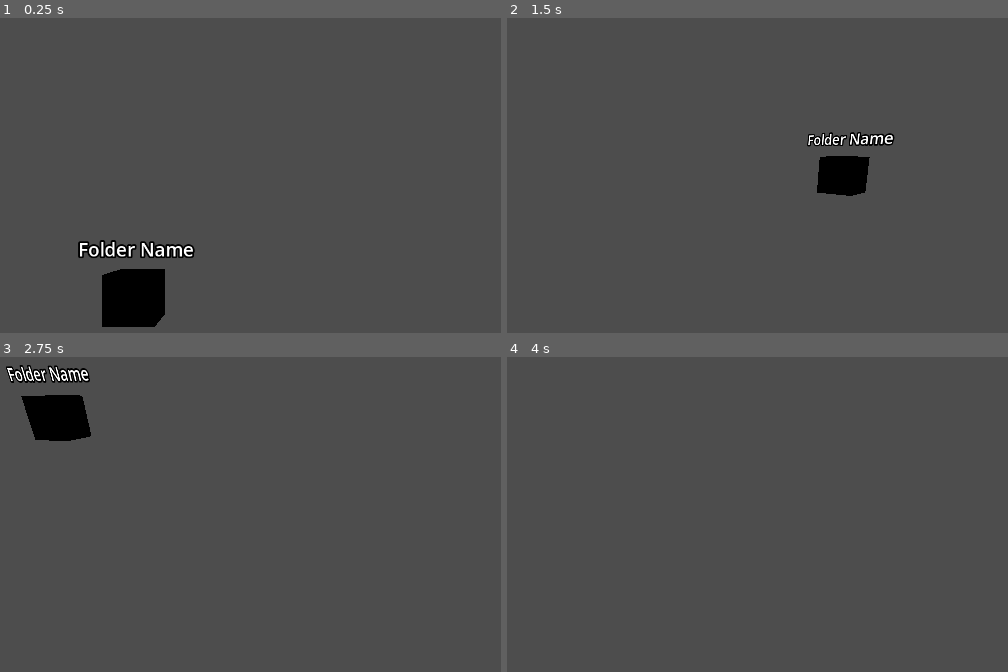
Above: before the commit, frames 1-4 (two rows, left to right).
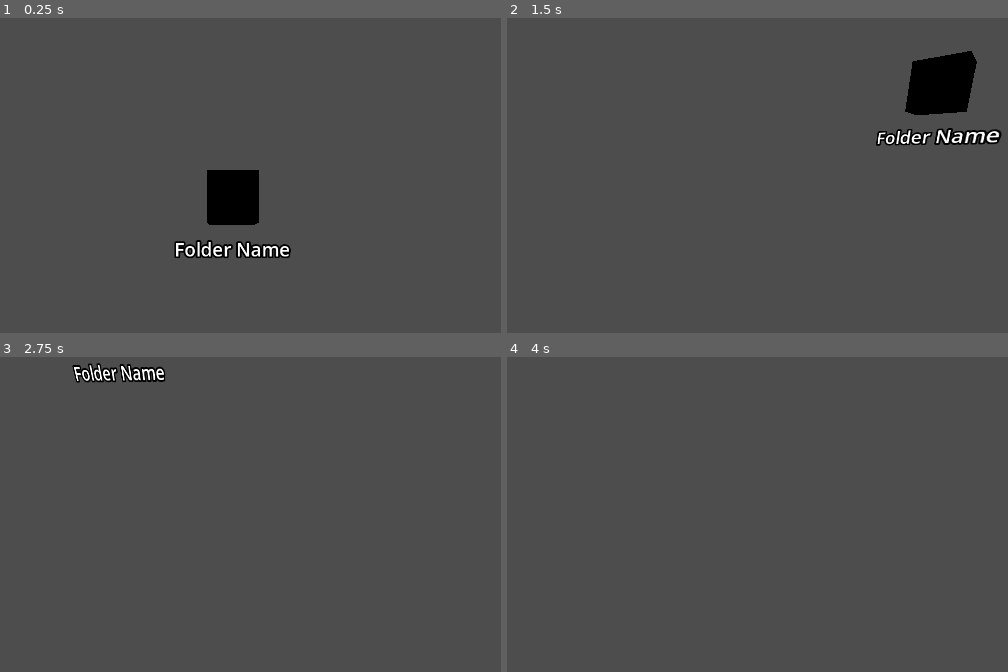
Above: after the commit, the same moments.

Repository: KobiWare/Feiler-File-Manager-2.0
Game: Godot game, scene res://scenes/main.tscn
Two runs of this game, one before a commit and one after it. Both use one fixed random seed, a clock stepped at 60 frames per second and the inputs below.
Inputs (mouse positions are in pixels of both pictures, inside the frame that each line leads up to):
- Up to frame 1 (0.25 s): no input
- Up to frame 2 (1.5 s): tap Enter (ui_accept) at 0.5, 0.77, 1.25 s; move the mouse to (912, 213) at 0.52 s; hold D (right) 0.53-1.25 s; tap Q at 0.6 s; click (912, 213) at 0.67 s; drag from (577, 257) to (697, 326) at 1.27 s
- Up to frame 3 (2.75 s): tap Enter (ui_accept) at 2 s; move the mouse to (310, 476) at 2.02 s; hold D (right) from 2.03 s (still down); tap Shift at 2.1 s
- Up to frame 4 (4 s): release D (right) at 2.75 s; drag from (697, 665) to (outside the picture) at 2.77 s; tap Enter (ui_accept) at 3.5, 3.77 s; move the mouse to (972, 643) at 3.52 s; hold A (left) from 3.53 s (still down); tap Q at 3.6 s

The runs differ from the first frame. In frame 1, 5.7% of the frame differs, in the area x 15-59%, y 48-99%; in frame 2, 4.8%; in frame 3, 2.9%; in frame 4, nothing differs.

Commit message:
more relocate

Diff:
--- a/scenes/main.tscn
+++ b/scenes/main.tscn
@@ -24,18 +24,18 @@
 transform = Transform3D(-1, 0, -8.74228e-08, 0, 1, 0, 8.74228e-08, 0, -1, 0, -1.27585, 4.9104)
 
 [node name="MeshInstance3D" type="MeshInstance3D" parent="Folder"]
-transform = Transform3D(-1, 0, -8.74228e-08, 0, 1, 0, 8.74228e-08, 0, -1, 2, 0, 11)
+transform = Transform3D(-1, 0, -8.74228e-08, 0, 1, 0, 8.74228e-08, 0, -1, -1.20007e-06, 2, 11)
 mesh = SubResource("BoxMesh_sq4gk")
 
 [node name="Area3D" type="Area3D" parent="Folder"]
 script = ExtResource("2_up1xc")
 
 [node name="CollisionShape3D" type="CollisionShape3D" parent="Folder/Area3D"]
-transform = Transform3D(-1, 0, -8.74228e-08, 0, 1, 0, 8.74228e-08, 0, -1, 2, -0.000989676, 11)
+transform = Transform3D(-1, 0, -8.74228e-08, 0, 1, 0, 8.74228e-08, 0, -1, -1.20007e-06, 1.99901, 11)
 shape = SubResource("BoxShape3D_b4xj5")
 
 [node name="Label3D" type="Label3D" parent="Folder/Area3D"]
-transform = Transform3D(-1, 0, -8.74228e-08, 0, 1, 0, 8.74228e-08, 0, -1, 2, 0.971506, 11)
+transform = Transform3D(-1, 0, -8.74228e-08, 0, 1, 0, 8.74228e-08, 0, -1, -1.20007e-06, 0.971506, 11)
 pixel_size = 0.0121
 text = "Folder Name"
 
